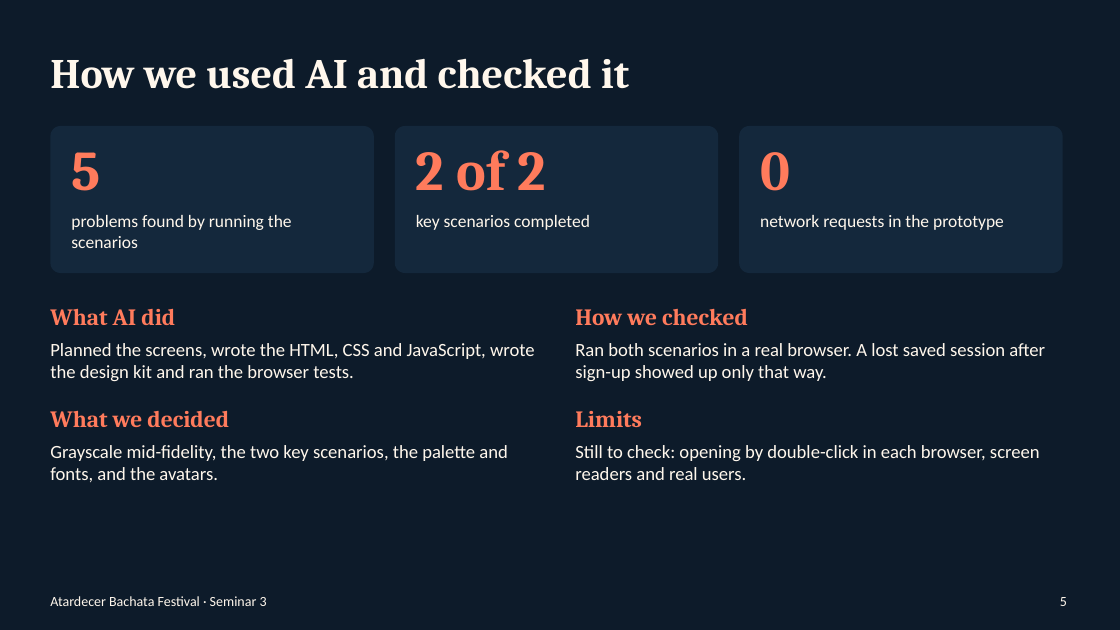
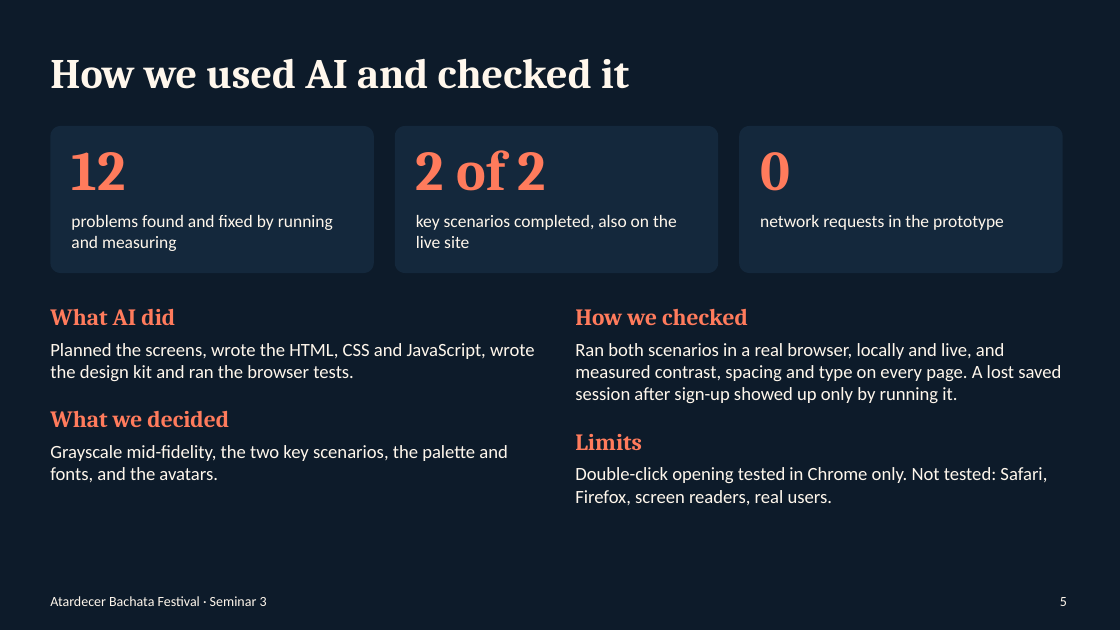
Before and after one commit to faiazyen/web-design-project, a slide deck: slide 5 of Seminar 3 Submission/presentation.pptx. Drawn at 1120x630 pixels with LibreOffice and Linux fonts; fonts in the diff are those of the drawing. Boxes give left, top, right and bottom in pixels: in the first picture for what was removed or moved away, otherwise in the second. Text is boxed around its words. In the diff, an @@ line names an element or a change of style, - is before the commit and + after.

```diff
--- a/Seminar 3 Submission/presentation.pptx
+++ b/Seminar 3 Submission/presentation.pptx
@@ text at box(71, 152, 125, 190): text changed @@
-5
+12
@@ text at box(71, 215, 333, 251): text changed @@
-problems found by running the scenarios
+problems found and fixed by running and measuring
@@ text at box(416, 215, 677, 248): text changed @@
-key scenarios completed
+key scenarios completed, also on the live site
@@ text at box(575, 343, 1061, 404): text changed @@
-Ran both scenarios in a real browser. A lost saved session after sign-up showed up only that way.
+Ran both scenarios in a real browser, locally and live, and measured contrast, spacing and type on every page. A lost saved session after sign-up showed up only by running it.
@@ text at box(575, 467, 1047, 505): text changed @@
-Still to check: opening by double-click in each browser, screen readers and real users.
+Double-click opening tested in Chrome only. Not tested: Safari, Firefox, screen readers, real users.
```
Also in this commit, not shown: 1 other slide changed, 9 other files.
